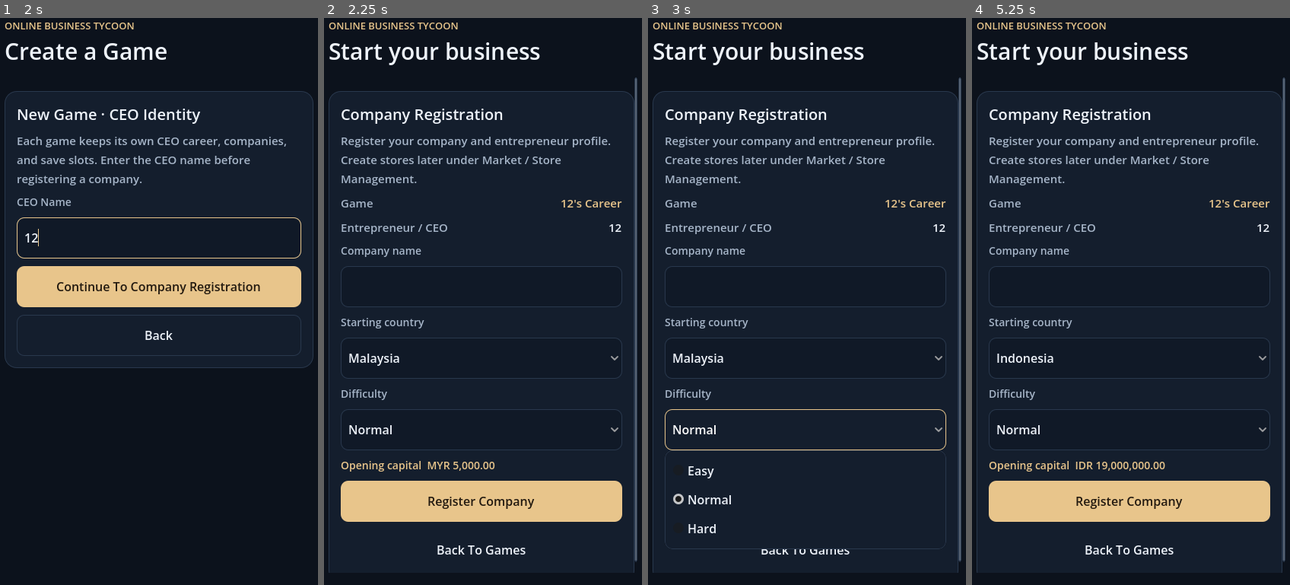
Above: before the commit, frames 1-4 (left to right).
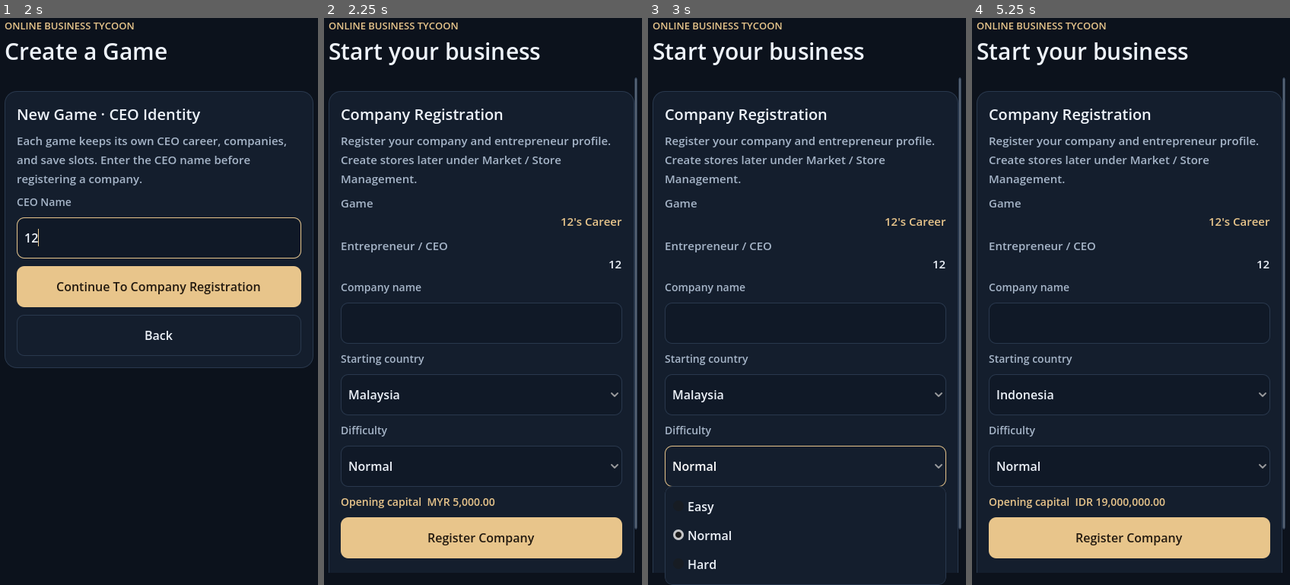
Above: after the commit, the same moments.

Repository: UphyRaop/online-business-tycoon
Game: Godot game, scene res://main.tscn
Two runs of this game, one before a commit and one after it. Both use one fixed random seed, a clock stepped at 60 frames per second and the inputs below.
Inputs (mouse positions are in pixels of both pictures, inside the frame that each line leads up to):
- Up to frame 1 (2 s): click "New Game" at 0.5 s; click (159, 239) at 1.27 s; type "12" at 1.35 s
- Up to frame 2 (2.25 s): click "Continue To Company Registrat…" at 2 s
- Up to frame 3 (3 s): click "Normal" at 2.75 s
- Up to frame 4 (5.25 s): click "Normal" at 3.5 s; click "Malaysia" at 4.25 s; click "Register Company" at 5 s

Frame 1 is identical in both runs. In frame 2, 15% of the frame differs, in the area x 5-99%, y 32-96%; in frame 3, 4.6%; in frame 4, 15%.

Commit message:
Preserve supplier inputs and mobile responsive layout

Diff:
--- a/dashboard_inventory.gd
+++ b/dashboard_inventory.gd
@@ -84,6 +84,7 @@
 	var data := summary(sim)
 	var panel := PanelContainer.new()
 	panel.name = "DashboardInventoryOverview"
+	panel.set_meta("mobile_layout", mobile)
 	panel.size_flags_horizontal = Control.SIZE_EXPAND_FILL
 	panel.add_theme_stylebox_override("panel", Style.box(Style.SURFACE, Style.LINE, 12, 14))
 	var content := VBoxContainer.new()
@@ -95,6 +96,7 @@
 	content.add_child(heading)
 	var note := Label.new()
 	note.text = "Low stock is based on %d or fewer available units; reserved units are shown separately." % LOW_STOCK_THRESHOLD
+	note.autowrap_mode = TextServer.AUTOWRAP_WORD_SMART
 	note.add_theme_font_size_override("font_size", 12)
 	note.add_theme_color_override("font_color", Style.MUTED)
 	content.add_child(note)
@@ -113,6 +115,7 @@
 	var demand := Label.new()
 	demand.name = "PreorderDemandSummary"
 	demand.text = "Pending pre-order demand: %s units" % _number(data.preorder_demand)
+	demand.autowrap_mode = TextServer.AUTOWRAP_WORD_SMART
 	demand.add_theme_font_size_override("font_size", 13)
 	demand.add_theme_color_override("font_color", Style.GOLD if data.preorder_demand > 0 else Style.MUTED)
 	content.add_child(demand)
--- a/final_ui_test.gd
+++ b/final_ui_test.gd
@@ -56,8 +56,9 @@
 	expect(has_label("Out of Stock") and app.sim.active_product_count() == 0, "Out-of-stock products are separate from the active total")
 	press("Manage Portable Blender")
 	press("Open Product Catalogue")
-	press("Accept Quotation")
-	press("Purchase Inventory")
+	press("View Details")
+	press("Accept Offer")
+	press("Purchase")
 	open_first_store_listing()
 	press("Edit Listing")
 	select(controls(app, "OptionButton")[1], 0)
--- a/main.gd
+++ b/main.gd
@@ -249,13 +249,18 @@
 	parent.add_child(line)
 
 func metric(parent: Node, caption: String, value: String, color: Color = Style.TEXT) -> void:
-	var line := row(parent)
+	var line: BoxContainer = VBoxContainer.new() if size.x < 600.0 else row(parent)
+	if line is VBoxContainer:
+		line.add_theme_constant_override("separation", 2)
+		parent.add_child(line)
 	var name := label(caption, 15, Style.MUTED)
 	name.size_flags_horizontal = Control.SIZE_EXPAND_FILL
+	name.autowrap_mode = TextServer.AUTOWRAP_WORD_SMART
 	line.add_child(name)
 	var amount := label(value, 15, color)
 	amount.horizontal_alignment = HORIZONTAL_ALIGNMENT_RIGHT
 	amount.size_flags_horizontal = Control.SIZE_EXPAND_FILL
+	amount.autowrap_mode = TextServer.AUTOWRAP_WORD_SMART
 	line.add_child(amount)
 
 func amount_text(cents: int, trim_zero: bool = false) -> String:
@@ -278,6 +283,20 @@
 
 func _update_responsive_layout() -> void:
 	var viewport_width := size.x
+	var inventory_panel := find_child("DashboardInventoryOverview", true, false) as PanelContainer
+	var mobile_layout := viewport_width < 600.0
+	if inventory_panel != null and bool(inventory_panel.get_meta("mobile_layout", false)) != mobile_layout:
+		var inventory_parent := inventory_panel.get_parent()
+		var inventory_index := inventory_panel.get_index()
+		inventory_parent.remove_child(inventory_panel)
+		inventory_panel.queue_free()
+		var replacement := InventoryOverview.build(sim, mobile_layout)
+		inventory_parent.add_child(replacement)
+		inventory_parent.move_child(replacement, inventory_index)
+	var date_label := find_child("GameDate", true, false) as Label
+	if date_label != null and sim != null:
+		date_label.text = _game_date_text(viewport_width)
+		date_label.tooltip_text = Calendar.format(sim.state.day) + " | " + Catalog.COUNTRIES[sim.state.country]
 	if page == "Profile":
 		var identity_layout := find_child("CEOIdentityLayout", true, false) as BoxContainer
 		if identity_layout != null:
@@ -293,8 +312,10 @@
 	if is_instance_valid(navigation_drawer):
 		var drawer_width := clampf(viewport_width * 0.78, 260.0, 320.0)
 		navigation_drawer.offset_right = drawer_width
+	if is_instance_valid(navigation_toggle):
+		navigation_toggle.custom_minimum_size.x = 72 if viewport_width < 600.0 else 92
 	if is_instance_valid(bank_balance_label):
-		bank_balance_label.custom_minimum_size.x = 152 if viewport_width < 600.0 else 245
+		bank_balance_label.custom_minimum_size.x = 128 if viewport_width < 600.0 else 245
 		_refresh_bank_balance()
 	var kpis := find_child("DashboardKpis", true, false) as GridContainer
 	if kpis != null:
@@ -1254,15 +1275,16 @@
 	var heading := row(parent)
 	var menu_button := action(heading, "Menu", toggle_navigation_drawer, false)
 	menu_button.name = "NavigationMenuButton"
-	menu_button.custom_minimum_size = Vector2(92, 48)
+	menu_button.custom_minimum_size = Vector2(72 if size.x < 600.0 else 92, 48)
 	menu_button.size_flags_horizontal = Control.SIZE_SHRINK_BEGIN
 	menu_button.tooltip_text = "Open navigation menu"
 	_apply_drawer_icon(menu_button, DRAWER_ICON_PATHS.Menu, 20)
 	navigation_toggle = menu_button
 	var viewport_width := size.x
-	var date_text := "%s | %s" % [Calendar.format(sim.state.day), Catalog.COUNTRIES[sim.state.country]]
+	var date_text := _game_date_text(viewport_width)
 	var game_date := label(date_text, 13 if viewport_width < 600.0 else 14, Style.MUTED)
 	game_date.name = "GameDate"
+	game_date.custom_minimum_size.x = 0
 	game_date.autowrap_mode = TextServer.AUTOWRAP_WORD_SMART
 	game_date.size_flags_horizontal = Control.SIZE_EXPAND_FILL
 	game_date.vertical_alignment = VERTICAL_ALIGNMENT_CENTER
@@ -1281,6 +1303,13 @@
 	_refresh_bank_balance()
 	_create_navigation_drawer()
 	return menu_button
+
+func _game_date_text(viewport_width: float) -> String:
+	var country: String = Catalog.COUNTRIES[int(sim.state.country)]
+	if viewport_width < 600.0:
+		var date := Calendar.date_at(sim.state.day)
+		return "D%d · %d %s | %s" % [sim.state.day, int(date.day), str(Calendar.MONTHS[int(date.month) - 1]), country]
+	return "%s | %s" % [Calendar.format(sim.state.day), country]
 
 func toggle_navigation_drawer() -> void:
 	if not is_instance_valid(navigation_overlay):
@@ -1664,7 +1693,7 @@
 	_add_kpi(kpis, "Store reputation", "%d / 100" % sim.state.reputation)
 	_add_kpi(kpis, "Marketplace stores · Websites", "%d · %d" % [active_marketplaces, active_websites])
 	_add_kpi(kpis, "Active campaigns · Lifetime spend", "%d · %s" % [active_campaigns, money(totals.advertising)])
-	page_grid.add_child(InventoryOverview.build(sim, size.x < 600.0))
+	page_wide.add_child(InventoryOverview.build(sim, size.x < 600.0))
 	action(overview, "My Products", navigate.bind("My Products"))
 	var alerts: VBoxContainer = card("Business Alerts")
 	if active_marketplaces == 0 and active_websites == 0:
--- a/market_view.gd
+++ b/market_view.gd
@@ -111,6 +111,7 @@
 			supply.add_child(app.label("Existing purchases from %s remain in your history. Choose a currently available supplier for new orders." % str(item.legacy_supplier.name), 12, Style.MUTED))
 	else:
 		var provider: Dictionary = Catalog.SUPPLIERS[selected_supplier]
+		var quantity_key := "%s_quantity_%d" % [route_key, selected_supplier]
 		var title: VBoxContainer = app.card("Supplier Details · %s" % str(provider.name))
 		title.name = "SelectedSupplierDetails"
 		var terms: Dictionary = Supply.quote(state, product, selected_supplier)
@@ -121,7 +122,7 @@
 		app.metric(title, "Landed Cost Per Unit", app.money(Catalog.quote(state.country, product, selected_supplier) + Catalog.inbound_freight(state.country, selected_supplier)))
 		var quote_status: Label = app.label("", 14, Style.GOLD)
 		title.add_child(quote_status)
-		quantity = app.field(title, "Purchase Quantity", str(int(provider.minimum)), 10)
+		quantity = app.field(title, "Purchase Quantity", str(app.get_meta(quantity_key, str(int(provider.minimum)))), 10)
 		quantity.name = "SupplierPurchaseQuantity"
 		quantity.virtual_keyboard_type = LineEdit.KEYBOARD_TYPE_NUMBER
 		var total_label: Label = app.label("", 16, Style.TEXT)
@@ -166,8 +167,8 @@
 				buy_state.button.disabled = not accepted_now or int(breakdown.total) > int(eligibility.available)
 			else:
 				buy_state.button.disabled = not accepted_now
-		quantity.text_changed.connect(func(_value: String):
-			app.set_meta(accepted_key, -1)
+		quantity.text_changed.connect(func(value: String):
+			app.set_meta(quantity_key, value)
 			update_detail.call()
 		)
 		payment.item_selected.connect(func(_index: int): update_detail.call())
@@ -195,11 +196,13 @@
 			if payment.selected == 1:
 				result = SupplierCredit.purchase_on_credit(state, product, selected_supplier, units_from(quantity.text))
 				if str(result.get("error", "")).is_empty():
+					app.remove_meta(quantity_key)
 					app.persist("Inventory purchased on supplier credit. Repayment is due %s." % str(result.obligation.due_date))
 			else:
 				var cash_error: String = app.sim.buy(product, selected_supplier, units_from(quantity.text))
 				result = {"error": cash_error}
 				if cash_error.is_empty():
+					app.remove_meta(quantity_key)
 					app.persist("Purchase order placed. Track it below.")
 			if not str(result.get("error", "")).is_empty():
 				app.set_notice(str(result.error), true)
--- a/phase1_ui_test.gd
+++ b/phase1_ui_test.gd
@@ -175,19 +175,18 @@
 	choices = controls(app, "OptionButton")
 	select(choices[0], 1)
 	select(app.find_child("ProductSelection", true, false), 0)
-	choices = controls(app, "OptionButton")
-	select(choices[2], 0)
-	expect(has_label("Order quantity 1–500"), "Changing supplier exposes its minimum and maximum quantity terms")
+	press("View Details")
+	expect(has_label("Lead Time · MOQ · Maximum Order"), "Supplier details expose lead time and supplier-specific quantity limits")
 	await settle("03-market")
-	var quantity: LineEdit = field_for_label("Order quantity")
-	press("Accept Quotation")
-	quantity = field_for_label("Order quantity")
+	press("Accept Offer")
+	var quantity: LineEdit = field_for_label("Purchase Quantity")
 	quantity.text = "0"
-	press("Purchase Inventory")
+	quantity.text_changed.emit("0")
 	expect(has_label("Enter a quantity from"), "Purchase validation displays supplier-specific quantity limits")
-	quantity = field_for_label("Order quantity")
+	quantity = field_for_label("Purchase Quantity")
 	quantity.text = "10"
-	press("Purchase Inventory")
+	quantity.text_changed.emit("10")
+	press("Purchase")
 	expect(app.sim.stock(1) == 0 and app.sim.state.inbound[0].units == 10, "Purchase button schedules inbound stock")
 	app.selected_store_id = int(app.sim.state.stores.front().id)
 	app.selected_product = 1
--- a/phase2_ui_test.gd
+++ b/phase2_ui_test.gd
@@ -16,33 +16,36 @@
 	app.sim.state.website_active = true
 	app.sim.state.seed = 153
 	press("Market")
-	var choices := controls(app, "OptionButton")
-	select(choices[2], 0)
-	press("Use forecast quantity")
-	var quantity: LineEdit = field_for_label("Order quantity")
-	expect(quantity.text.to_int() > 0, "Forecast fills the quantity field")
+	press("View Details")
+	expect(has_label("Forecast"), "Supplier Details shows the product demand forecast")
+	var quantity: LineEdit = field_for_label("Purchase Quantity")
+	expect(quantity != null, "Supplier Details exposes an editable purchase quantity")
 	quantity.text = "20"
 	quantity.text_changed.emit("20")
-	press("Request Quotation")
-	expect(has_label("Product quotation received.") and has_label("MYR 39.01 per unit"), "Negotiation updates the quotation for the selected product")
-	press("Accept Quotation")
-	quantity = field_for_label("Order quantity")
+	press("Negotiate")
+	expect(has_label("Negotiated offer:"), "Negotiation updates the supplier's simulated offer")
+	press("Accept Offer")
+	quantity = field_for_label("Purchase Quantity")
 	quantity.text = "20"
-	press("Purchase Inventory")
+	quantity.text_changed.emit("20")
+	press("Purchase")
 	expect(has_label("PO-0001") and has_label("0 available · 20 inbound"), "Purchase updates forecast and inbound tracking")
 	open_first_store_listing()
 	press("Edit Listing")
 	select(controls(app, "OptionButton")[1], 1)
 	press("Save Changes")
 	press("Market")
-	choices = controls(app, "OptionButton")
+	var choices := controls(app, "OptionButton")
 	select(choices[1], 4)
-	choices = controls(app, "OptionButton")
-	select(choices[2], 0)
-	quantity = field_for_label("Order quantity")
+	press("View Details")
+	quantity = field_for_label("Purchase Quantity")
 	quantity.text = "20"
-	press("Accept Quotation")
-	press("Purchase Inventory")
+	quantity.text_changed.emit("20")
+	press("Accept Offer")
+	quantity = field_for_label("Purchase Quantity")
+	quantity.text = "20"
+	quantity.text_changed.emit("20")
+	press("Purchase")
 	open_first_store_listing()
 	press("Edit Listing")
 	select(controls(app, "OptionButton")[1], 1)
--- a/phase33_ui_test.gd
+++ b/phase33_ui_test.gd
@@ -32,7 +32,7 @@
 	press("Market")
 	await process_frame
 	await process_frame
-	expect(has_label("Product Catalogue") and controls(app, "Button").any(func(button): return button.text == "Request Quotation" and button.is_visible_in_tree()), "Market exposes product catalog and supplier quotation actions")
+	expect(has_label("Product Catalogue") and controls(app, "Button").any(func(button): return button.text == "View Details" and button.is_visible_in_tree()), "Market exposes the product catalogue and compact supplier details workflow")
 	var search_panel: Control = app.find_child("ProductSearchPanel", true, false)
 	var catalogue: Control = app.find_child("ProductCataloguePanel", true, false)
 	expect(search_panel != null and catalogue != null and search_panel.get_global_rect().position.y < catalogue.get_global_rect().position.y
@@ -62,7 +62,7 @@
 	search.text_changed.emit(search.text)
 	await settle("phase33-mobile-market")
 	press("Order")
-	expect(app.page == "Orders" and has_label("Store operations"), "Order opens the existing fulfillment workspace")
+	expect(app.page == "Orders" and has_label("Store Operations"), "Order opens the existing fulfillment workspace")
 	press("Pre-orders")
 	expect(has_label("No customer pre-orders yet"), "Pre-orders route has a clear empty state")
 	press("Business")
--- a/phase4_ui_test.gd
+++ b/phase4_ui_test.gd
@@ -16,6 +16,11 @@
 	root.add_child(app)
 	create_new_game_for_test("Kai Founder", "Harbor Works")
 	await process_frame
+	var dashboard_inventory := app.find_child("DashboardInventoryOverview", true, false) as PanelContainer
+	expect(dashboard_inventory != null and dashboard_inventory.is_visible_in_tree()
+		and dashboard_inventory.find_child("InventorySummaryMetrics", true, false) != null
+		and dashboard_inventory.find_child("PreorderDemandSummary", true, false) != null,
+		"Dashboard includes responsive stock, reservation, low/out-of-stock, and pre-order inventory summaries")
 	var nav: PanelContainer = app.find_child("PrimaryNavigation", true, false)
 	var game_date: Label = app.find_child("GameDate", true, false)
 	var menu_button: Button = app.find_child("NavigationMenuButton", true, false)
@@ -132,7 +137,7 @@
 		expect(Stores.get_store(app.sim.state, store_id).active, "Management reactivates destination %d" % store_id)
 
 	press("Order")
-	expect(app.page == "Orders" and has_label("Store operations"), "Order category opens customer orders")
+	expect(app.page == "Orders" and has_label("Store Operations"), "Order category opens customer orders")
 	press("Pre-orders")
 	expect(app.page == "Pre-orders" and has_label("Pre-orders"), "Order secondary route opens pre-order management")
 	press("Returns and Service")
@@ -217,7 +222,8 @@
 	expect(controls(app, "LineEdit").is_empty() and has_button("Edit Profile"),
 		"Profile details are read-only until editing is explicitly activated")
 	var portrait: TextureRect = app.find_child("CEOAvatar", true, false)
-	expect(portrait != null and absf(portrait.custom_minimum_size.y / portrait.custom_minimum_size.x - 4.0 / 3.0) < 0.01,
+	var portrait_frame := app.find_child("CEOAvatarFrame", true, false) as PanelContainer
+	expect(portrait_frame != null and portrait != null and absf(portrait.custom_minimum_size.y / portrait.custom_minimum_size.x - 4.0 / 3.0) < 0.01,
 		"CEO portrait preserves the 3:4 frame on desktop")
 	var existing_photo := Image.create(48, 64, false, Image.FORMAT_RGBA8)
 	existing_photo.fill(Color("#dfb777"))
@@ -312,9 +318,10 @@
 	var ceo_avatar := app.find_child("CEOAvatar", true, false) as TextureRect
 	expect(mobile_current_labels.size() == 1 and mobile_current_labels[0].get_parent() is VBoxContainer,
 		"Mobile owned-company rows stack the company name and current status without narrow wrapping")
-	expect(ceo_avatar != null and ceo_avatar.custom_minimum_size.x <= 150.0
+	var mobile_portrait_frame := app.find_child("CEOAvatarFrame", true, false) as PanelContainer
+	expect(mobile_portrait_frame != null and mobile_portrait_frame.custom_minimum_size.x <= 170.0 and ceo_avatar != null and ceo_avatar.custom_minimum_size.x <= 158.0
 		and absf(ceo_avatar.custom_minimum_size.y / ceo_avatar.custom_minimum_size.x - 4.0 / 3.0) < 0.01
-		and ceo_avatar.size_flags_horizontal == Control.SIZE_SHRINK_CENTER,
+		and mobile_portrait_frame.get_parent().size_flags_horizontal == Control.SIZE_SHRINK_CENTER,
 		"CEO avatar keeps its centered portrait aspect ratio on mobile")
 	app.navigate("Finance")
 	var secondary_scroll: ScrollContainer = app.find_child("SecondaryNavigationScroll", true, false)
--- a/supplier_workflow_ui_test.gd
+++ b/supplier_workflow_ui_test.gd
@@ -28,6 +28,9 @@
 	for candidate in controls(root, "Button"):
 		if candidate.text.to_lower() == title.to_lower() and candidate.is_visible_in_tree(): return candidate
 	return null
+
+func has_validation_label(prefix: String) -> bool:
+	return controls(app, "Label").any(func(candidate): return candidate.text.begins_with(prefix) and candidate.is_visible_in_tree())
 
 func run() -> void:
 	root.size = Vector2i(1280, 720)
@@ -61,6 +64,22 @@
 	expect(quantity != null, "Purchase quantity appears only in supplier details")
 	var payment_labels := controls(app.find_child("SelectedSupplierDetails", true, false), "OptionButton")
 	expect(not payment_labels.is_empty(), "Supplier Details offers an upfront or supplier-credit payment choice")
+	var accept := button("Accept Offer")
+	if accept != null and quantity is LineEdit:
+		accept.pressed.emit()
+		await process_frame
+		await process_frame
+		var accepted_details := app.find_child("SelectedSupplierDetails", true, false)
+		var accepted_quantity := accepted_details.find_child("SupplierPurchaseQuantity", true, false) as LineEdit
+		accepted_quantity.text = "0"
+		accepted_quantity.text_changed.emit("0")
+		var accepted_label := controls(accepted_details, "Label").any(func(candidate): return candidate.text == "Offer accepted")
+		expect(accepted_label and button("Purchase").disabled and has_validation_label("Enter a quantity from"),
+			"Changing quantity preserves accepted supplier terms while invalid quantities remain blocked with an inline message")
+		accepted_quantity.text = str(int(Catalog.SUPPLIERS[first_supplier].minimum))
+		accepted_quantity.text_changed.emit(accepted_quantity.text)
+		expect(button("Purchase") != null and not button("Purchase").disabled,
+			"A valid quantity can use the accepted offer without forcing another acceptance action")
 	var back := button("Back")
 	if back != null:
 		back.pressed.emit()
